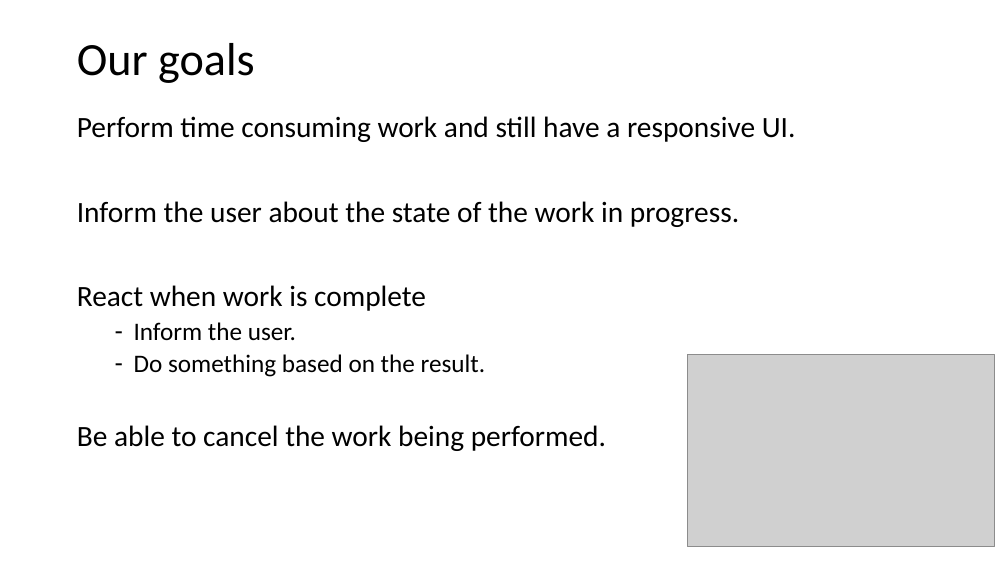
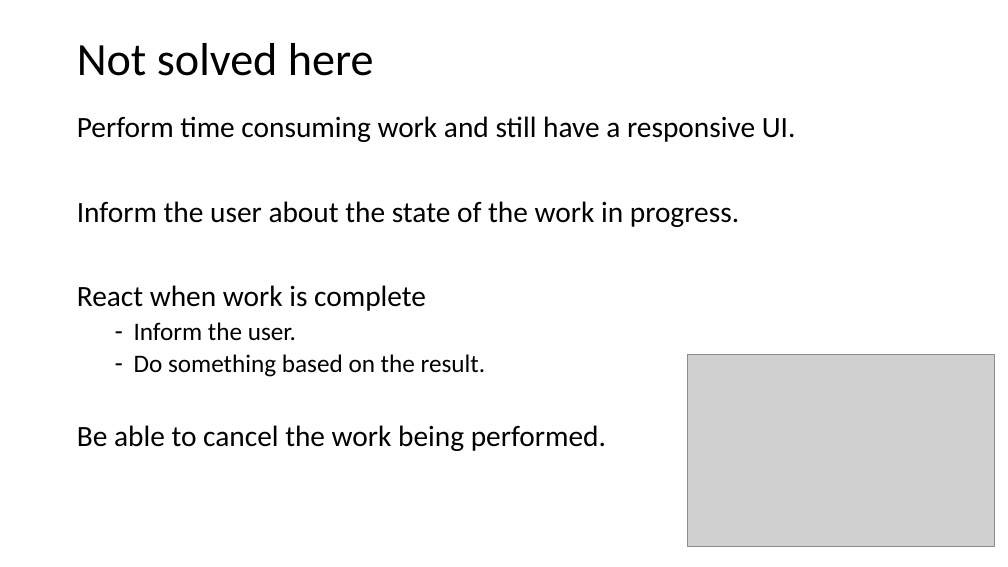
Before and after one commit to codesmurf/st3its3_teaching, a slide deck: slide 42 of 05 Thread Synchronization 1/Thread Synchronization.pptx (slide 32 before the commit). Drawn at 1008x567 pixels with LibreOffice and Linux fonts; fonts in the diff are those of the drawing; grey boxes stand for pictures. Boxes give left, top, right and bottom in pixels: in the first picture for what was removed or moved away, otherwise in the second. Text is boxed around its words. In the diff, an @@ line names an element or a change of style, - is before the commit and + after.

```diff
--- a/05 Thread Synchronization 1/Thread Synchronization.pptx
+++ b/05 Thread Synchronization 1/Thread Synchronization.pptx
@@ title at [77, 43, 374, 76]: text changed @@
-Our goals
+Not solved here
```
Also in this commit, not shown: 10 other slides changed, 12 slides added, 1 other file.
